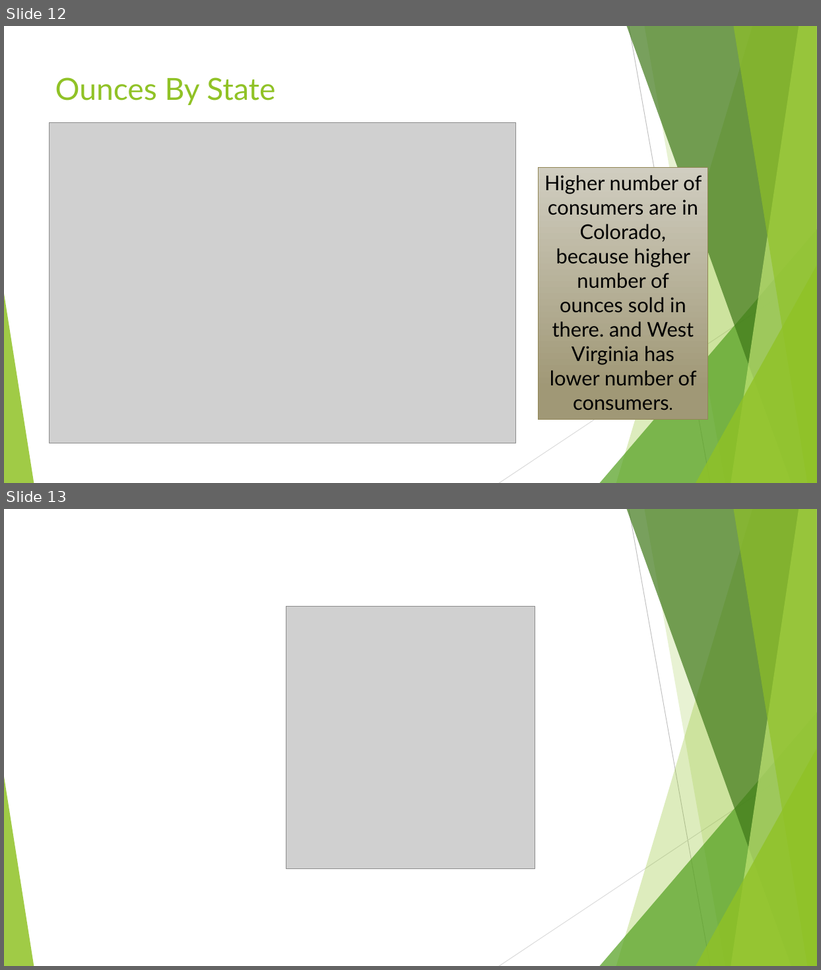
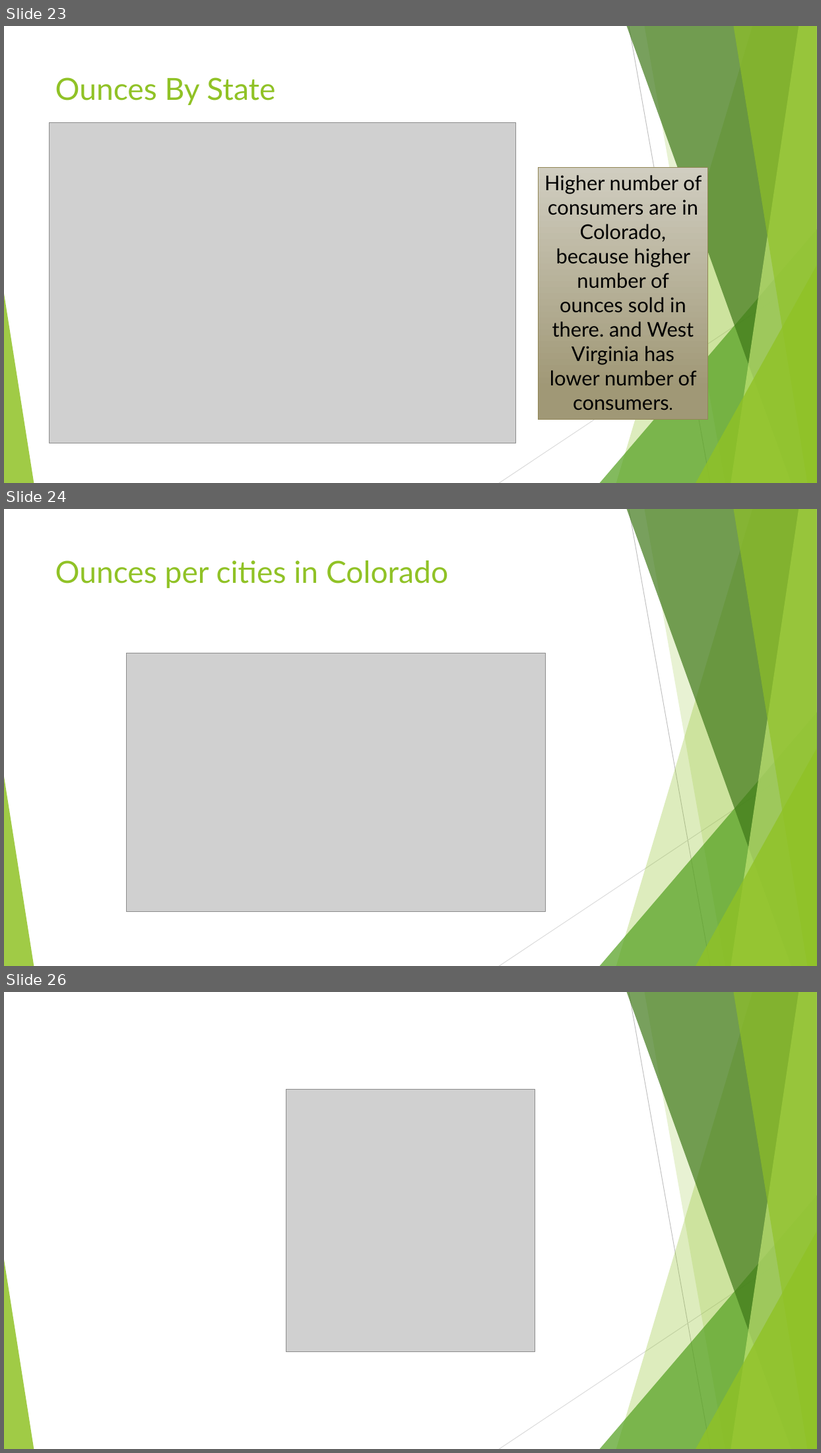
Before and after one commit to Omehrpour/R_proj_beer_market-, a slide deck: CaseStudy01.pptx. Shown one above the other, each under a label of ours: slides 12 and 13 before the commit, slides 23, 24 and 26 after it; the slides between them are not shown. The pictures are 821x970 and 821x1453 pixels, drawn with LibreOffice and Linux fonts; fonts in the diff are those of the drawing; grey boxes stand for pictures. Boxes give left, top, right and bottom in pixels: in the first picture for what was removed or moved away, otherwise in the second. Text is boxed around its words. In the diff, an @@ line names an element or a change of style, - is before the commit and + after.

```diff
--- a/CaseStudy01.pptx
+++ b/CaseStudy01.pptx
@@ slide 24 added at (x1=4, y1=509, x2=817, y2=966), background #FFFFFF; not listed: 10 template elements that a slide beside it also shows @@
@@ title added at (x1=55, y1=560, x2=448, y2=588), 36 pt, text #90C226 @@
+Ounces per cities in Colorado
@@ picture added at (x1=127, y1=653, x2=546, y2=912) @@
@@ what was slide 12 is now slide 23 @@
@@ what was slide 13 is now slide 26 @@
```
Also in this commit, not shown: 3 slides changed, 13 other slides added, 1 slide removed.
